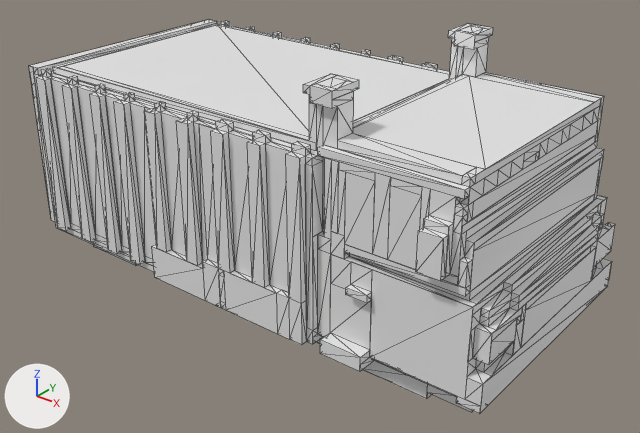
Renders of the glTF model assets/models/veh_truck.gltf from each side of a commit.
Camera for both pictures: a 50 mm camera at (4.24, -5.19, 3.14) aimed at (0.2, -0.13, 0.0). Lighting does not change. The marker at lower left points along +X, +Y and +Z. The first picture is the older version. Mesh edges are drawn as thin lines. Vertices at exactly the same position are counted once.

In view in the first picture: 'veh_truck'.
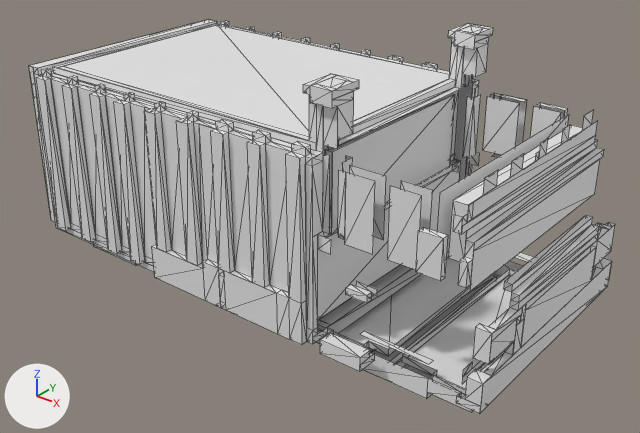
Patch to the scene script:
```diff
--- a/assets/models/veh_truck.gltf.py
+++ b/assets/models/veh_truck.gltf.py
@@ me_veh_truck @@
 # used by ob_veh_truck; location = (0.0, 0.0, 0.0)
-me_veh_truck.from_pydata(...)  # 1409 vertices, 1934 faces; spans x -2.16..2.2, y -1.13..1.09, z -0.62..1.44
+me_veh_truck.from_pydata(...)  # 1213 vertices, 1504 faces; spans x -2.16..2.2, y -1.13..1.09, z -0.62..1.44
+# me_veh_truck part 1
+# 174 vertices are removed from x 0.88..2.14, y -1.07..1.09, z -0.45..1.1
+# 400 faces are deleted
+# other edits to the shape of me_veh_truck do not show in these pictures
```

Changed parts and their boxes (x1, y1, x2, y2) in the pictures (640 x 433 px):
part 1 of me_veh_truck, deleted
    before: (318, 72, 607, 399)
